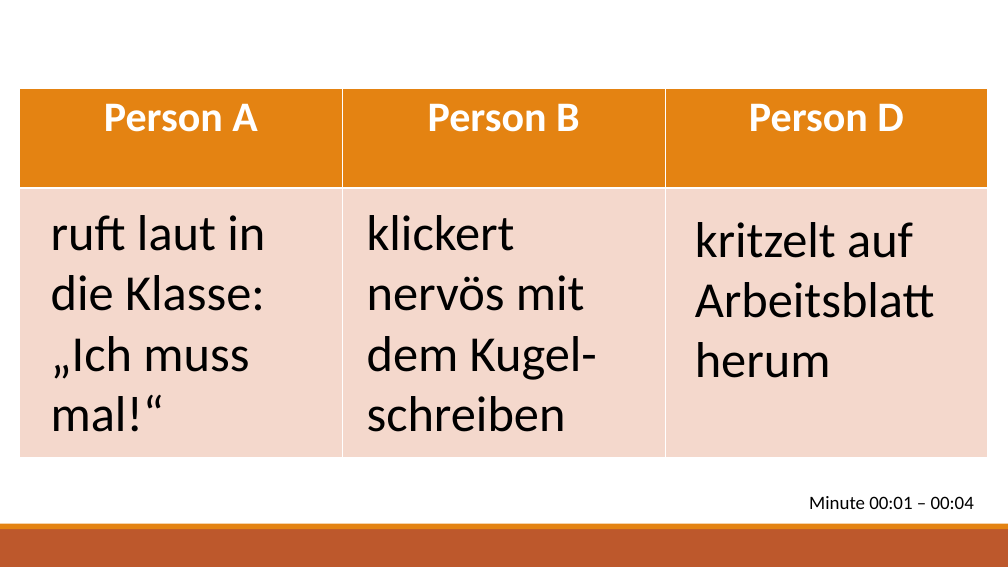
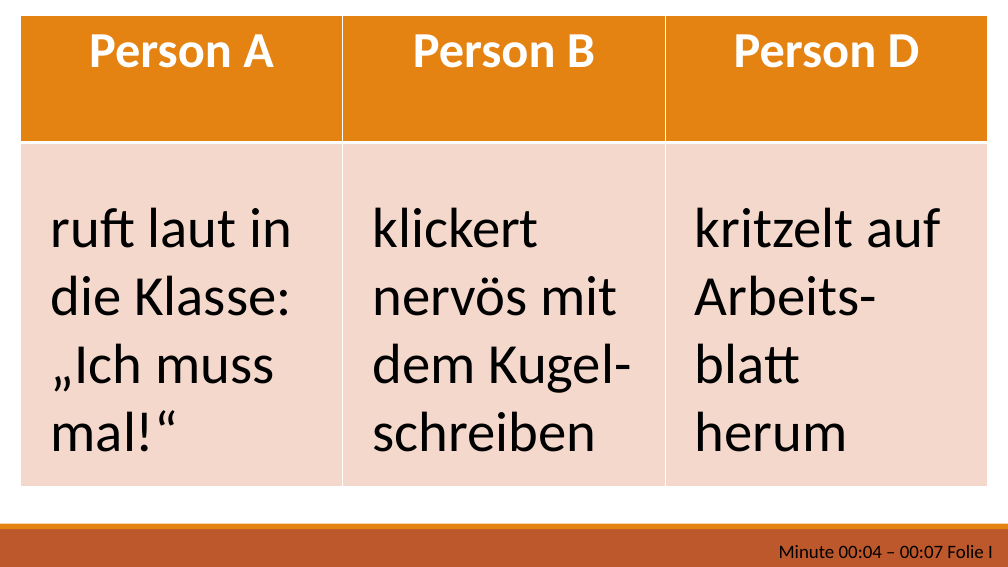
Before and after one commit to ginaamri/Mandy-PhD, a slide deck: slide 5 of studies/labor study_A/script_labpilotpersonC.pptx. Drawn at 1008x567 pixels with LibreOffice and Linux fonts; fonts in the diff are those of the drawing. Boxes give left, top, right and bottom in pixels: in the first picture for what was removed or moved away, otherwise in the second. Text is boxed around its words. In the diff, an @@ line names an element or a change of style, - is before the commit and + after.

```diff
--- a/studies/labor study_A/script_labpilotpersonC.pptx
+++ b/studies/labor study_A/script_labpilotpersonC.pptx
@@ table at [20, 16, 989, 487] @@
@@ size 40 to 48 pt @@
@@ table: place and size @@
-table at [20, 88, 988, 457]
+table at [20, 16, 989, 487]
@@ text "ruft laut in die Klasse:" at [51, 207, 292, 452]: size 48 to 54 pt @@
@@ text "ruft laut in die Klasse:": place and size @@
-text "ruft laut in die Klasse:" at [51, 215, 265, 432]
+text "ruft laut in die Klasse:" at [51, 207, 292, 452]
@@ text "klickert nervös mit dem Kugel-schreiben": place and size @@
-text "klickert nervös mit dem Kugel-schreiben" at [367, 215, 597, 432]
+text "klickert nervös mit dem Kugel-schreiben" at [372, 207, 631, 452]
@@ text "klickert nervös mit dem Kugel-schreiben" at [372, 207, 631, 452]: size 48 to 54 pt @@
@@ text at [695, 207, 940, 452]: text changed; size 48 to 54 pt @@
-kritzelt auf Arbeitsblatt herum
+kritzelt auf Arbeits-blatt herum
@@ text at [779, 545, 993, 558]: text changed @@
-Minute 00:01 – 00:04
+Minute 00:04 – 00:07 Folie I
```
Also in this commit, not shown: 3 other slides changed, 1 slide added, 1 slide removed, 5 other files.
